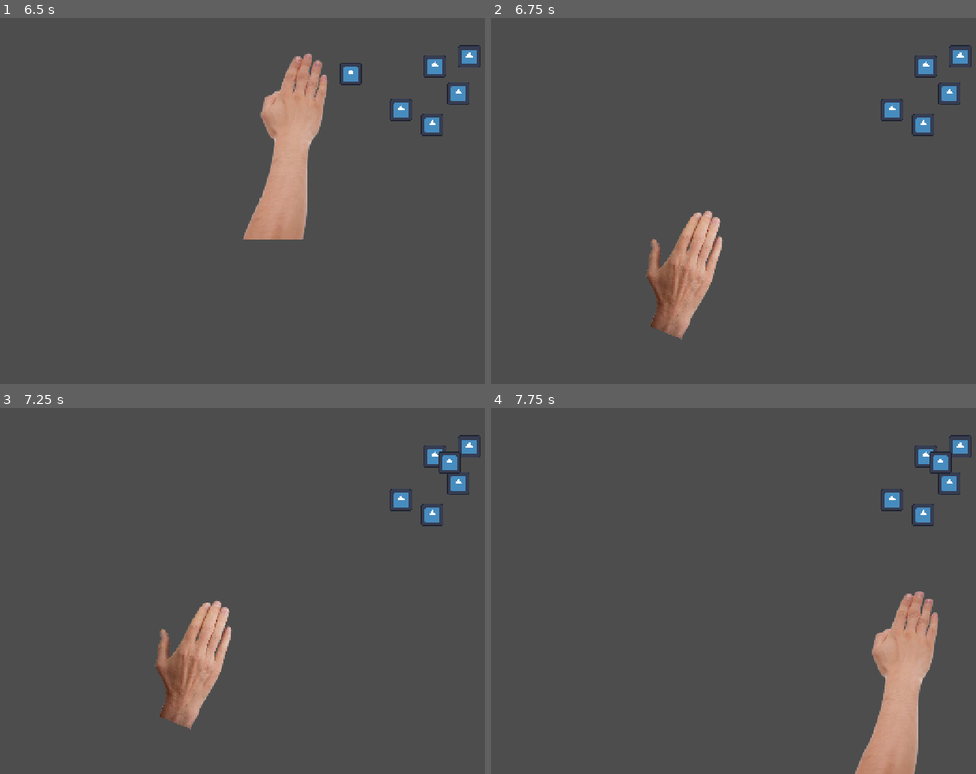
Above: before the commit, frames 1-4 (two rows, left to right).
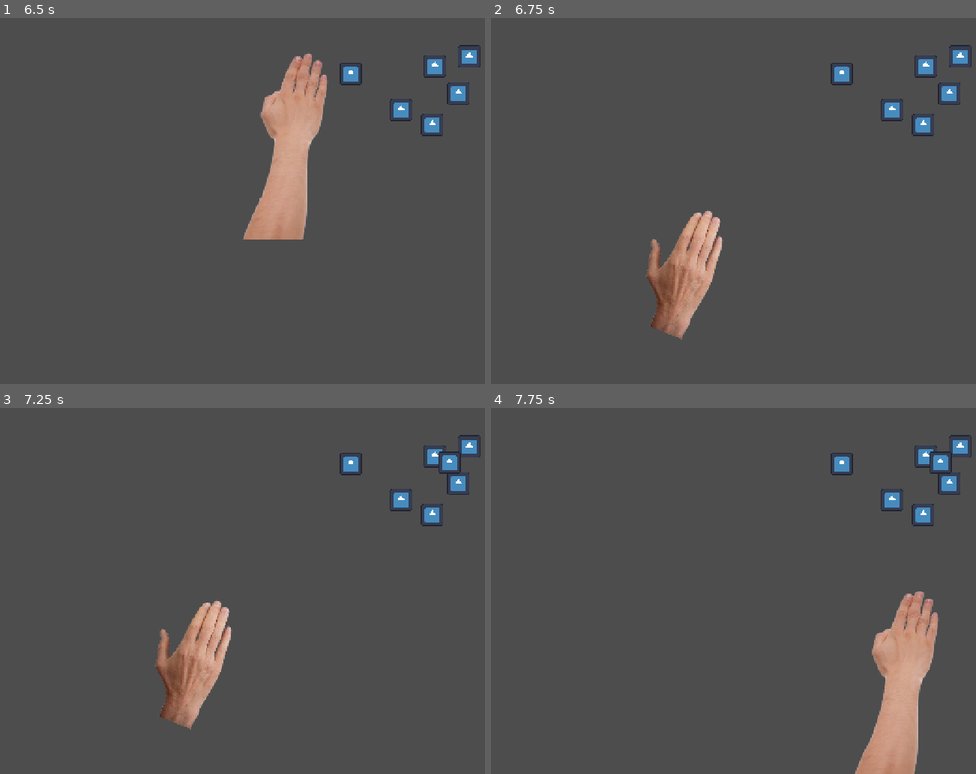
Above: after the commit, the same moments.

Repository: mattismoel/rage-room
Game: Godot game, scene res://scenes/game.tscn
Two runs of this game, one before a commit and one after it. Both use one fixed random seed, a clock stepped at 60 frames per second and the inputs below. The engine's default icon, where the game draws it, is replaced by a stand-in: a white triangle on a blue panel in a dark square.
Inputs (mouse positions are in pixels of both pictures, inside the frame that each line leads up to):
- Up to frame 1 (6.5 s): tap Enter at 0.5, 2.75, 4.25 s; move the mouse to (208, 263) at 0.52 s; press the mouse at (208, 263) at 0.53 s; tap Space at 1.25, 3.5, 5.75 s; move the mouse to (417, 244) at 1.27 s; release the mouse at (417, 244) at 1.28 s; click (417, 244) at 1.35 s; move the mouse to (58, 124) at 2.02 s; press the mouse at (58, 124) at 2.03 s; move the mouse to (266, 186) at 2.77 s; release the mouse at (266, 186) at 2.78 s; click (266, 186) at 2.85 s; move the mouse to (145, 83) at 3.52 s; press the mouse at (145, 83) at 3.53 s; move the mouse to (368, 164) at 4.27 s; release the mouse at (368, 164) at 4.28 s; click (368, 164) at 4.35 s; move the mouse to (116, 204) at 5.02 s; press the mouse at (116, 204) at 5.03 s; move the mouse to (295, 98) at 5.77 s; release the mouse at (295, 98) at 5.78 s; click (295, 98) at 5.85 s
- Up to frame 2 (6.75 s): move the mouse to (699, 263) at 6.52 s; press the mouse at (699, 263) at 6.53 s
- Up to frame 3 (7.25 s): no input
- Up to frame 4 (7.75 s): move the mouse to (908, 634) at 7.27 s; release the mouse at (908, 634) at 7.28 s; click (908, 634) at 7.35 s

Frame 1 is identical in both runs. In frame 2, 0.2% of the frame differs, in the area x 70-75%, y 12-19%; in frame 3, 0.2%; in frame 4, 0.2%.

Commit message:
begin work on equipment system

Diff:
--- /dev/null
+++ b/scenes/equipment/bug_zapper.tscn
@@ -0,0 +1,11 @@
+[gd_scene load_steps=2 format=3 uid="uid://ytos3fkkwwof"]
+
+[ext_resource type="Texture2D" uid="uid://bx5l7h32g5k41" path="res://assets/equipment/bug_zapper.png" id="1_4nidy"]
+
+[node name="BugZapper" type="Node2D"]
+
+[node name="Sprite2D" type="Sprite2D" parent="."]
+position = Vector2(5, -88)
+rotation = -0.664193
+scale = Vector2(0.37409, 0.37409)
+texture = ExtResource("1_4nidy")
--- /dev/null
+++ b/scenes/equipment/equipment.gd
@@ -0,0 +1,12 @@
+class_name Equipment
+extends Resource
+
+## The scene to be spawned.
+@export var scene: PackedScene
+@export var name: String
+
+## To use in unlocking new weapons later in game
+@export var value: int
+
+func use() -> void:
+	pass
--- /dev/null
+++ b/scenes/equipment/flyswatter.tscn
@@ -0,0 +1,11 @@
+[gd_scene load_steps=2 format=3 uid="uid://crbgnq0h1g3ym"]
+
+[ext_resource type="Texture2D" uid="uid://c3n6gq3kiutqc" path="res://assets/equipment/flyswatter.png" id="1_tppsa"]
+
+[node name="Flyswatter" type="Node2D"]
+
+[node name="Sprite2D" type="Sprite2D" parent="."]
+position = Vector2(5, -71)
+rotation = 1.05835
+scale = Vector2(0.274518, 0.274518)
+texture = ExtResource("1_tppsa")
--- a/scenes/player.tscn
+++ b/scenes/player.tscn
@@ -1,65 +1,98 @@
-[gd_scene load_steps=10 format=3 uid="uid://cmnjknfd4xhaj"]
+[gd_scene load_steps=17 format=3 uid="uid://cmnjknfd4xhaj"]
 
 [ext_resource type="Script" uid="uid://c674qynps85q7" path="res://scripts/player/player_manager.gd" id="1_3vyb7"]
 [ext_resource type="Script" uid="uid://b6nrrg1f2vfcl" path="res://scripts/player/hand.gd" id="2_dqkch"]
 [ext_resource type="Texture2D" uid="uid://badrntcjnvwgj" path="res://assets/player/hand.png" id="3_qhqgy"]
 [ext_resource type="Script" uid="uid://b0mmkvnp2vjq5" path="res://scripts/player/idle_state.gd" id="3_qlg0r"]
+[ext_resource type="Script" uid="uid://ca42s16x5547g" path="res://machinery/state_machine.gd" id="3_y4r1p"]
 [ext_resource type="Script" uid="uid://dowvmhrglkm7v" path="res://scripts/player/smack_state.gd" id="4_dqkch"]
 [ext_resource type="Texture2D" uid="uid://bqkybbohwmj75" path="res://assets/player/test arm.png" id="4_smehm"]
 [ext_resource type="Texture2D" uid="uid://cokbfjclr2ww3" path="res://assets/player/grab arm.png" id="5_qlg0r"]
 [ext_resource type="Script" uid="uid://qp3frfxg5ogc" path="res://scripts/player/pickup_state.gd" id="5_tuyoq"]
+[ext_resource type="Script" uid="uid://b4m3ikfypcuk2" path="res://scripts/player/equipment_state.gd" id="9_y4r1p"]
+[ext_resource type="Script" uid="uid://c3n2s4jlpujkh" path="res://scenes/equipment/equipment.gd" id="11_3v2ag"]
+[ext_resource type="PackedScene" uid="uid://crbgnq0h1g3ym" path="res://scenes/equipment/flyswatter.tscn" id="12_jej6c"]
+[ext_resource type="PackedScene" uid="uid://ytos3fkkwwof" path="res://scenes/equipment/bug_zapper.tscn" id="13_jej6c"]
 
 [sub_resource type="CircleShape2D" id="CircleShape2D_smehm"]
 radius = 40.0
 
+[sub_resource type="Resource" id="Resource_f1ej7"]
+script = ExtResource("11_3v2ag")
+scene = ExtResource("12_jej6c")
+name = "Flyswatter"
+value = 1
+metadata/_custom_type_script = "uid://c3n2s4jlpujkh"
+
+[sub_resource type="Resource" id="Resource_oprun"]
+script = ExtResource("11_3v2ag")
+scene = ExtResource("13_jej6c")
+name = "Bug Zapper Racket"
+value = 2
+metadata/_custom_type_script = "uid://c3n2s4jlpujkh"
+
 [node name="Player" type="Node2D" node_paths=PackedStringArray("_hand")]
 script = ExtResource("1_3vyb7")
-_hand = NodePath("Hand")
+_hand = NodePath("")
 
-[node name="Hand" type="Node2D" parent="." node_paths=PackedStringArray("initial_state")]
+[node name="Hand" type="Node2D" parent="."]
+script = ExtResource("2_dqkch")
+
+[node name="StateMachine" type="Node2D" parent="Hand" node_paths=PackedStringArray("initial_state")]
 z_index = 1
-script = ExtResource("2_dqkch")
+script = ExtResource("3_y4r1p")
 initial_state = NodePath("Idle")
-debug_change_state = true
+metadata/_custom_type_script = "uid://ca42s16x5547g"
 
-[node name="Idle" type="Node2D" parent="Hand" node_paths=PackedStringArray("selection_area")]
-visible = false
+[node name="Idle" type="Node2D" parent="Hand/StateMachine" node_paths=PackedStringArray("selection_area")]
 script = ExtResource("3_qlg0r")
 selection_area = NodePath("Area2D")
 
-[node name="Area2D" type="Area2D" parent="Hand/Idle"]
+[node name="Area2D" type="Area2D" parent="Hand/StateMachine/Idle"]
 
-[node name="CollisionShape2D" type="CollisionShape2D" parent="Hand/Idle/Area2D"]
-position = Vector2(2.00865, 0.982509)
+[node name="CollisionShape2D" type="CollisionShape2D" parent="Hand/StateMachine/Idle/Area2D"]
+position = Vector2(-1, 2)
+rotation = 0.324872
+scale = Vector2(0.68, 0.96)
 shape = SubResource("CircleShape2D_smehm")
 
-[node name="Sprite2D" type="Sprite2D" parent="Hand/Idle"]
+[node name="Sprite2D" type="Sprite2D" parent="Hand/StateMachine/Idle"]
 position = Vector2(-5.72925, 31.0512)
 scale = Vector2(0.51175, 0.462724)
 texture = ExtResource("4_smehm")
 
-[node name="Smack" type="Node2D" parent="Hand" node_paths=PackedStringArray("selection_area")]
+[node name="Smack" type="Node2D" parent="Hand/StateMachine" node_paths=PackedStringArray("selection_area")]
 visible = false
 script = ExtResource("4_dqkch")
 selection_area = NodePath("Area2D")
 
-[node name="Sprite2D" type="Sprite2D" parent="Hand/Smack"]
+[node name="Sprite2D" type="Sprite2D" parent="Hand/StateMachine/Smack"]
 position = Vector2(-8, -3)
 rotation = 0.390436
 scale = Vector2(0.268589, 0.268589)
 texture = ExtResource("3_qhqgy")
 
-[node name="Area2D" type="Area2D" parent="Hand/Smack"]
+[node name="Area2D" type="Area2D" parent="Hand/StateMachine/Smack"]
+position = Vector2(-6, -7)
+rotation = 0.404892
+scale = Vector2(0.452091, 1)
 
-[node name="CollisionShape2D" type="CollisionShape2D" parent="Hand/Smack/Area2D"]
+[node name="CollisionShape2D" type="CollisionShape2D" parent="Hand/StateMachine/Smack/Area2D"]
 position = Vector2(2.00865, 0.982509)
 shape = SubResource("CircleShape2D_smehm")
 
-[node name="Pick up" type="Node2D" parent="Hand"]
+[node name="Pick up" type="Node2D" parent="Hand/StateMachine" node_paths=PackedStringArray("equipment_state")]
 visible = false
 script = ExtResource("5_tuyoq")
+equipment_state = NodePath("../Use equiment")
 
-[node name="Sprite2D" type="Sprite2D" parent="Hand/Pick up"]
+[node name="Sprite2D" type="Sprite2D" parent="Hand/StateMachine/Pick up"]
 position = Vector2(2.37517, 42.9809)
 rotation = -0.47822
 texture = ExtResource("5_qlg0r")
+
+[node name="Use equiment" type="Node2D" parent="Hand/StateMachine"]
+visible = false
+script = ExtResource("9_y4r1p")
+_entries = Array[ExtResource("11_3v2ag")]([SubResource("Resource_f1ej7"), SubResource("Resource_oprun")])
+metadata/_custom_type_script = "uid://cjgkt6mw5ow4l"
--- /dev/null
+++ b/scripts/player/equipment_state.gd
@@ -0,0 +1,12 @@
+class_name EquipmentState
+extends State
+
+var current_equipment: Equipment
+@export var _entries: Array[Equipment] = []
+
+func _ready() -> void:
+	if _entries.size() <= 0:
+		push_error("This weighted spawn entry selector has no entries!")
+
+func set_equipment(equipment: Equipment) -> void:
+	current_equipment = equipment
--- a/scripts/player/hand.gd
+++ b/scripts/player/hand.gd
@@ -1,13 +1,4 @@
-extends StateMachine
-
-# Emitted when user initiates a smack
-signal smack(pos: Vector2)
-
-func _ready() -> void:
-	super()
-	# Print the size of the viewport.
-	print("Viewport Resolution is: ", get_viewport().get_visible_rect().size)
+extends Node2D
 
 func _process(delta: float) -> void:
 	global_position = get_global_mouse_position()
-	super(delta)
--- a/scripts/player/pickup_state.gd
+++ b/scripts/player/pickup_state.gd
@@ -1 +1,7 @@
 extends State
+
+@export var equipment_state: EquipmentState
+
+func pick_up_equipment(equipment: Equipment) -> void:
+	equipment_state.set_equipment(equipment)
+	change_state.emit(equipment_state)
--- a/scripts/player/smack_state.gd
+++ b/scripts/player/smack_state.gd
@@ -7,7 +7,7 @@
 
 	var overlapping_areas: Array[Area2D] = selection_area.get_overlapping_areas()
 	for area in overlapping_areas:
-		if area.get_parent().is_in_group("insects"):
+		if area.get_parent() is Insect:
 			InsectManager.kill(area.get_parent())
 
 	await get_tree().create_timer(1.0).timeout
Binary file added: assets/equipment/bug_zapper.png
Not shown, added: assets/equipment/bug_zapper.png.import
Binary file added: assets/equipment/flyswatter.png
Not shown, added: assets/equipment/flyswatter.png.import
Not shown, added: scenes/equipment/equipment.gd.uid
Not shown, added: scripts/player/equipment_state.gd.uid
